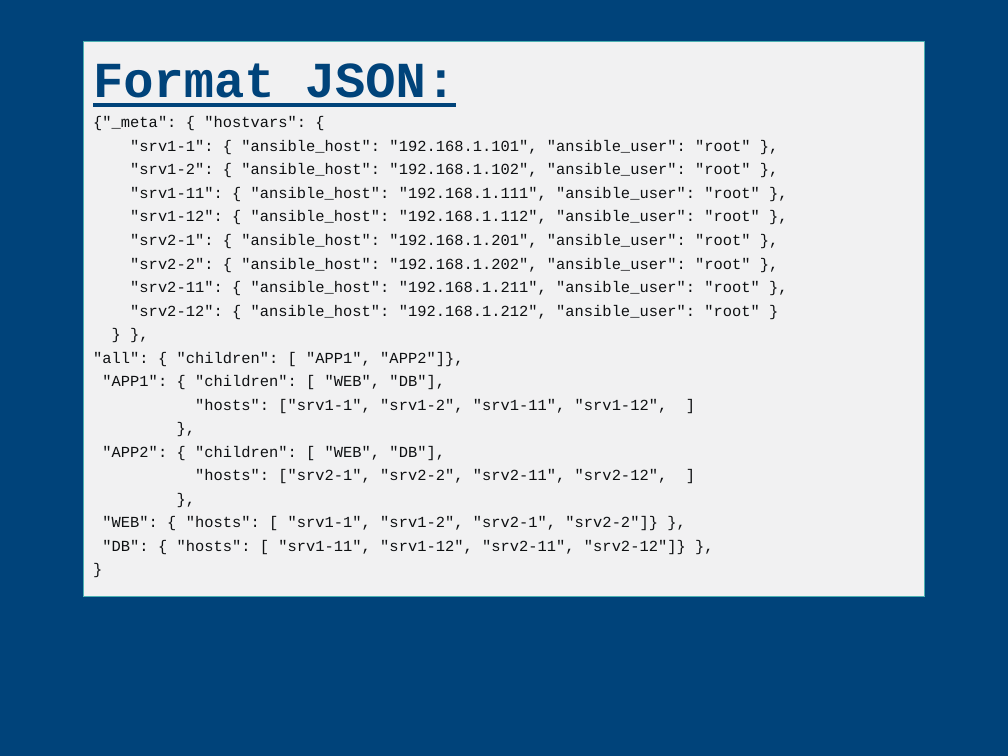
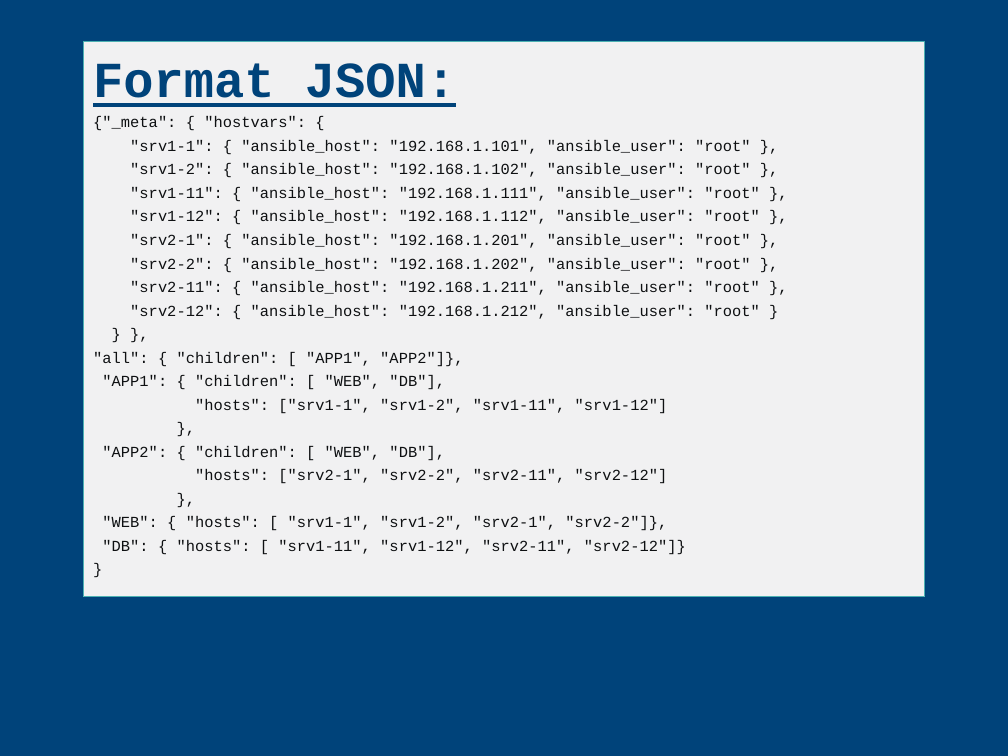
Before and after one commit to CCoupel/ansible-training, a slide deck: slide 26 of Ansible Training.pptx. Drawn at 1008x756 pixels with LibreOffice and Linux fonts; fonts in the diff are those of the drawing; background and template pictures are left out. Boxes give left, top, right and bottom in pixels: in the first picture for what was removed or moved away, otherwise in the second. Text is boxed around its words. In the diff, an @@ line names an element or a change of style, - is before the commit and + after.

```diff
--- a/Ansible Training.pptx
+++ b/Ansible Training.pptx
@@ text in freeform shape at (195, 399, 668, 414): text changed @@
-"hosts": ["srv1-1", "srv1-2", "srv1-11", "srv1-12", ]
+"hosts": ["srv1-1", "srv1-2", "srv1-11", "srv1-12"]
@@ text in freeform shape at (195, 469, 668, 484): text changed @@
-"hosts": ["srv2-1", "srv2-2", "srv2-11", "srv2-12", ]
+"hosts": ["srv2-1", "srv2-2", "srv2-11", "srv2-12"]
@@ text in freeform shape at (102, 516, 686, 555): text changed @@
-"WEB": { "hosts": [ "srv1-1", "srv1-2", "srv2-1", "srv2-2"]} },
-"DB": { "hosts": [ "srv1-11", "srv1-12", "srv2-11", "srv2-12"]} },
+"WEB": { "hosts": [ "srv1-1", "srv1-2", "srv2-1", "srv2-2"]},
+"DB": { "hosts": [ "srv1-11", "srv1-12", "srv2-11", "srv2-12"]}
```
Also in this commit, not shown: 4 other slides changed.
